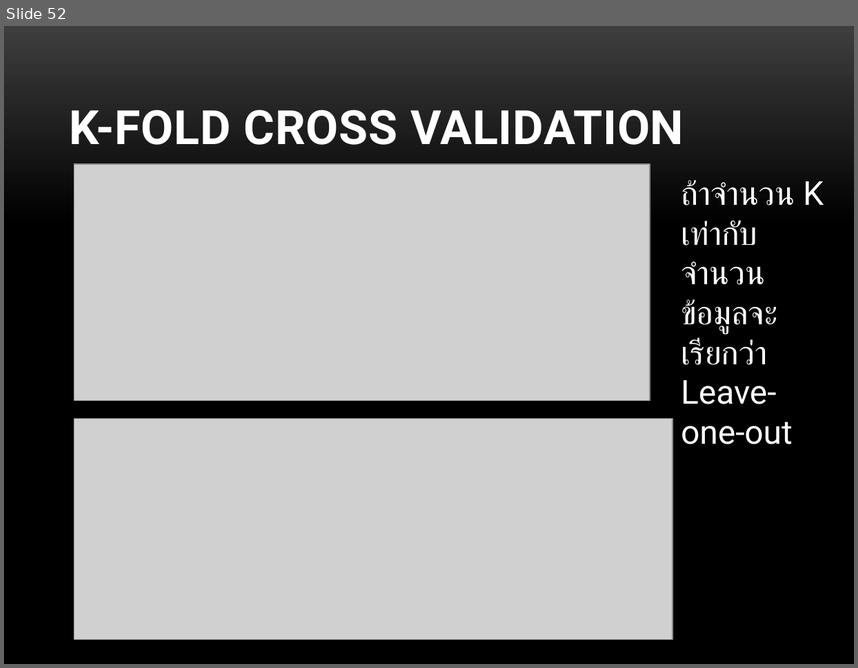
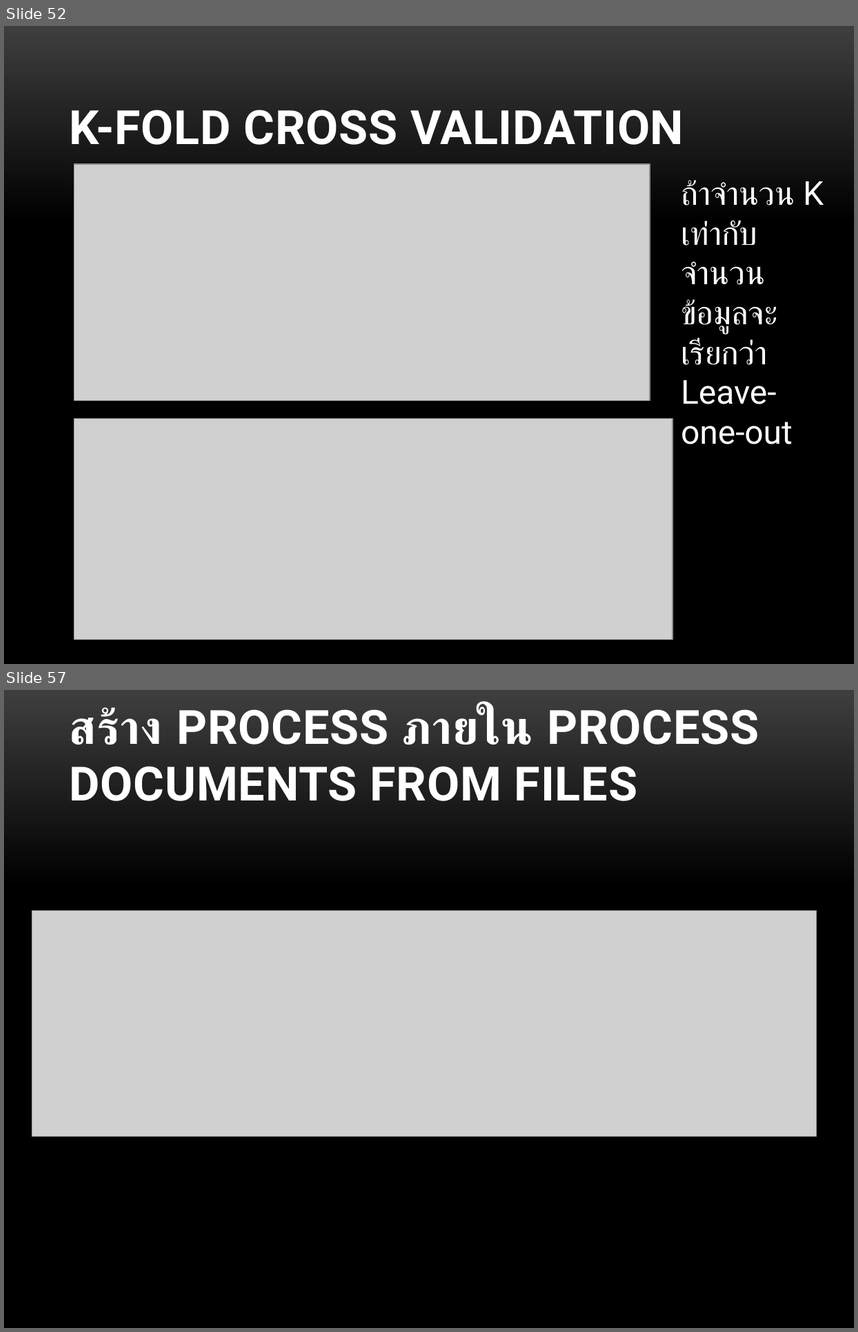
Before and after one commit to bkasinee/CLSM, a slide deck: MY_SM_CLASSIFY.pptx. Shown one above the other, each under a label of ours: slide 52 before the commit, slides 52 and 57 after it; the slides between them are not shown. The pictures are 858x668 and 858x1332 pixels, drawn with LibreOffice and Linux fonts; fonts in the diff are those of the drawing; grey boxes stand for pictures; background and template pictures are left out. Boxes give left, top, right and bottom in pixels: in the first picture for what was removed or moved away, otherwise in the second. Text is boxed around its words. In the diff, an @@ line names an element or a change of style, - is before the commit and + after.

```diff
--- a/MY_SM_CLASSIFY.pptx
+++ b/MY_SM_CLASSIFY.pptx
@@ slide 57 added at [4,690,854,1328], background picture (left out) @@
@@ text added at [70,707,759,801], 40 pt, text #FFFFFF, bold @@
+สร้าง PROCESS ภายใน PROCESS DOCUMENTS FROM FILES
@@ picture added at [32,910,817,1136] @@
```
Also in this commit, not shown: 1 slide changed, 13 other slides added, 7 slides removed, 2 other files.
